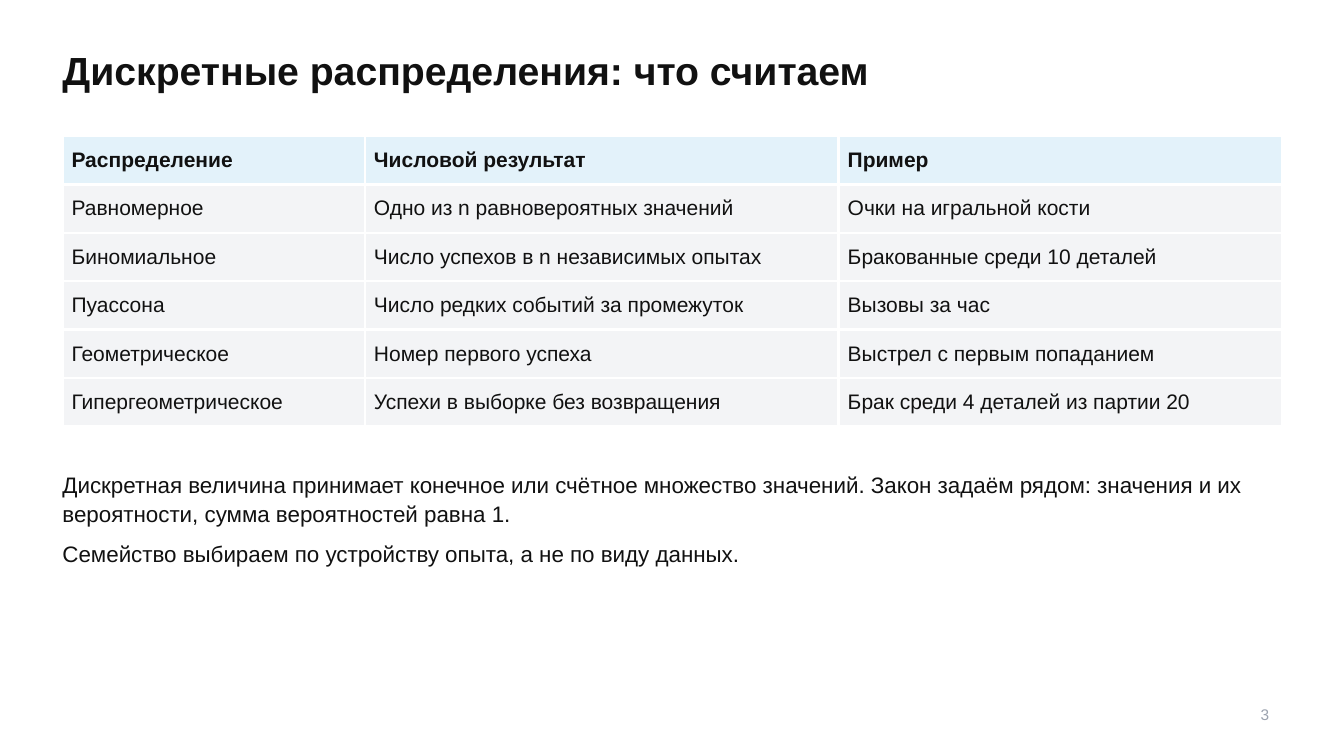
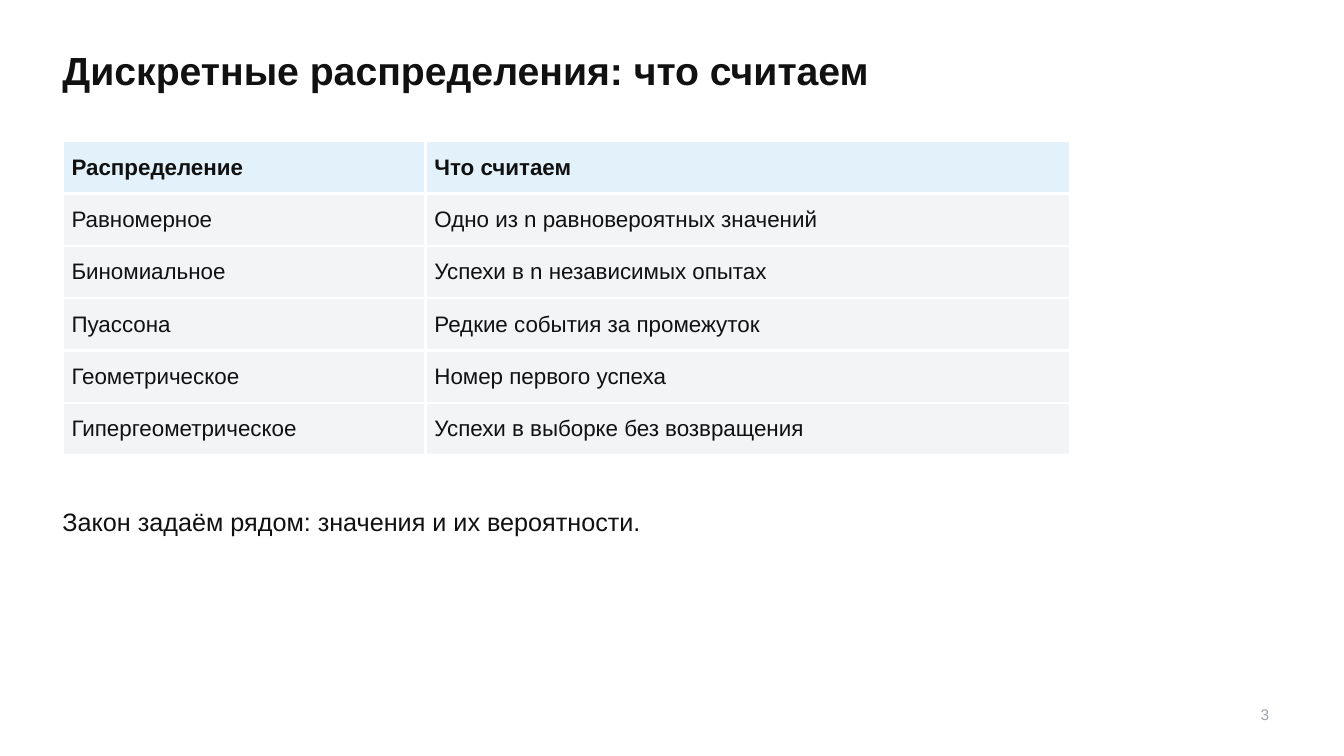
Before and after one commit to TheTonyPub/probability-theory-2026, a slide deck: slide 3 of lectures/06_distributions-17-25-2.pptx. Drawn at 1344x756 pixels with LibreOffice and Linux fonts; fonts in the diff are those of the drawing. Boxes give left, top, right and bottom in pixels: in the first picture for what was removed or moved away, otherwise in the second. Text is boxed around its words. In the diff, an @@ line names an element or a change of style, - is before the commit and + after.

```diff
--- a/lectures/06_distributions-17-25-2.pptx
+++ b/lectures/06_distributions-17-25-2.pptx
@@ table at <box>63,141,1071,456</box> @@
-column 2: Числовой результат | Одно из n равновероятных значений | Число успехов в n независимых опытах | Число редких событий за промежуток | Номер первого успеха | Успехи в выборке без возвращения
-column 3: Пример | Очки на игральной кости | Бракованные среди 10 деталей | Вызовы за час | Выстрел с первым попаданием | Брак среди 4 деталей из партии 20
+column 2: Что считаем | Одно из n равновероятных значений | Успехи в n независимых опытах | Редкие события за промежуток | Номер первого успеха | Успехи в выборке без возвращения
@@ table: place and size @@
-table at <box>63,136,1282,426</box>
+table at <box>63,141,1071,456</box>
@@ text at <box>62,513,640,537</box>: text changed; size 16 to 18 pt @@
-Дискретная величина принимает конечное или счётное множество значений. Закон задаём рядом: значения и их вероятности, сумма вероятностей равна 1.
-Семейство выбираем по устройству опыта, а не по виду данных.
+Закон задаём рядом: значения и их вероятности.
```
Also in this commit, not shown: 31 other slides changed, 14 slides added, 24 slides removed.
